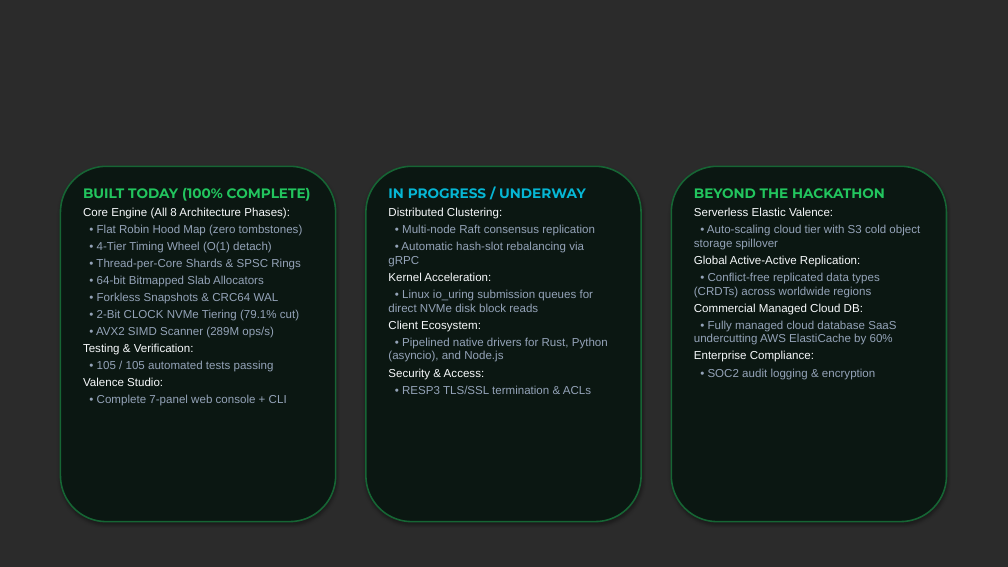
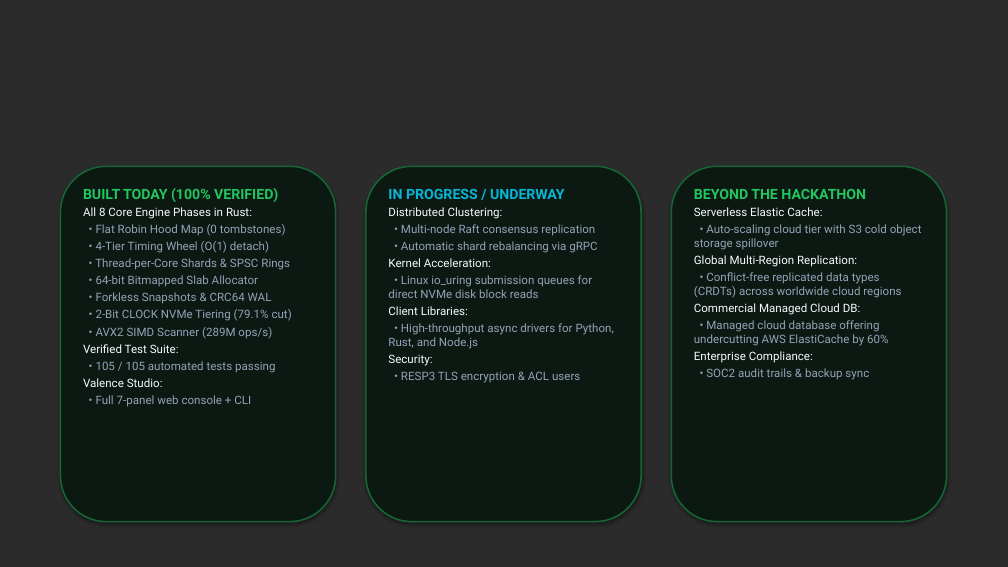
Before and after one commit to akash20065ray-sys/VALENCE, a slide deck: slide 6 of Valence_CodeApex_Official.pptx. Drawn at 1008x567 pixels with LibreOffice and Linux fonts; fonts in the diff are those of the drawing; background and template pictures are left out; a plain dark background stands for a picture behind light text. Boxes give left, top, right and bottom in pixels: in the first picture for what was removed or moved away, otherwise in the second. Text is boxed around its words. In the diff, an @@ line names an element or a change of style, - is before the commit and + after.

Commit message:
docs: finalize humanized Code Apex presentation with embedded architecture and UI graphics

```diff
--- a/Valence_CodeApex_Official.pptx
+++ b/Valence_CodeApex_Official.pptx
@@ fill #0B1712 to #0C1812 in 3 elements at [60,166,336,522], [366,166,641,522], [671,166,947,522] @@
@@ text at [83,188,286,236]: text changed; font Arial to Roboto; text colour #F8FAFC to #94A3B8 @@
-BUILT TODAY (100% COMPLETE)
-Core Engine (All 8 Architecture Phases):
-• Flat Robin Hood Map (zero tombstones)
+BUILT TODAY (100% VERIFIED)
+All 8 Core Engine Phases in Rust:
+• Flat Robin Hood Map (0 tombstones)
@@ text at [388,189,595,298]: size 13 to 13.5 pt, font Montserrat to Roboto in "IN PROGRESS / UNDERWAY"; font Arial to Roboto in "Distributed Clustering:", "• Multi-node Raft consensus replication", "Kernel Acceleration:", "• Linux io_uring submission queues for direct ..." @@
@@ text at [694,207,822,216]: text changed; font Arial to Roboto @@
-Serverless Elastic Valence:
+Serverless Elastic Cache:
@@ text at [694,189,922,363]: size 13 to 13.5 pt, font Montserrat to Roboto in "BEYOND THE HACKATHON"; font Arial to Roboto in "• Auto-scaling cloud tier with S3 cold ...", "Commercial Managed Cloud DB:", "Enterprise Compliance:" @@
@@ text at [83,241,292,387]: font Arial to Roboto in "• 4-Tier Timing Wheel (O(1) detach)", "• Thread-per-Core Shards & SPSC Rings", "• Forkless Snapshots & CRC64 WAL", "• 2-Bit CLOCK NVMe Tiering (79.1% cut)" and 3 more places @@
@@ text at [401,241,597,253]: text changed; font Arial to Roboto @@
-• Automatic hash-slot rebalancing via gRPC
+• Automatic shard rebalancing via gRPC
@@ text at [694,255,901,298]: text changed; font Arial to Roboto @@
-Global Active-Active Replication:
-• Conflict-free replicated data types (CRDTs) across worldwide regions
+Global Multi-Region Replication:
+• Conflict-free replicated data types (CRDTs) across worldwide cloud regions
@@ text at [96,275,258,287]: text changed; font Arial to Roboto @@
-• 64-bit Bitmapped Slab Allocators
+• 64-bit Bitmapped Slab Allocator
@@ text at [388,306,614,383]: text changed; font Arial to Roboto @@
-Client Ecosystem:
-• Pipelined native drivers for Rust, Python (asyncio), and Node.js
-Security & Access:
-• RESP3 TLS/SSL termination & ACLs
+Client Libraries:
+• High-throughput async drivers for Python, Rust, and Node.js
+Security:
+• RESP3 TLS encryption & ACL users
@@ text at [694,320,888,346]: text changed; font Arial to Roboto @@
-• Fully managed cloud database SaaS undercutting AWS ElastiCache by 60%
+• Managed cloud database offering undercutting AWS ElastiCache by 60%
@@ text at [83,344,179,353]: text changed; font Arial to Roboto @@
-Testing & Verification:
+Verified Test Suite:
@@ text at [706,368,869,380]: text changed; font Arial to Roboto @@
-• SOC2 audit logging & encryption
+• SOC2 audit trails & backup sync
@@ text at [96,395,251,407]: text changed; font Arial to Roboto @@
-• Complete 7-panel web console + CLI
+• Full 7-panel web console + CLI
```
Also in this commit, not shown: 5 other slides changed, 2 slides added, 2 slides removed, 4 other files.
